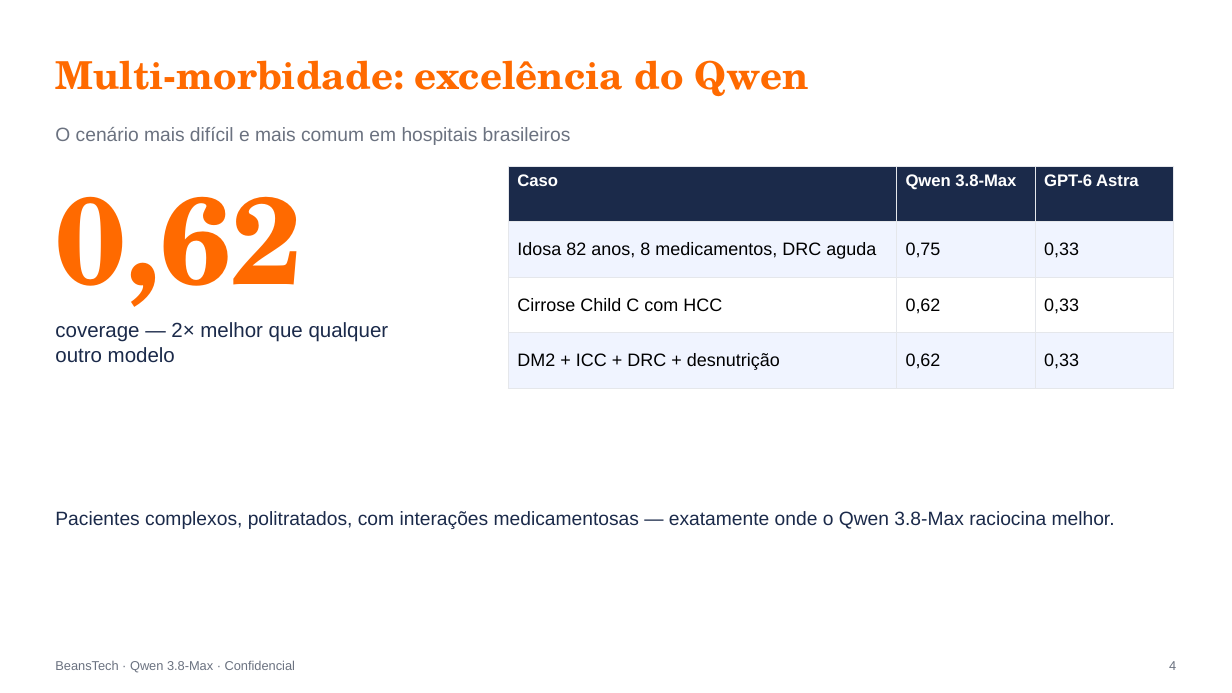
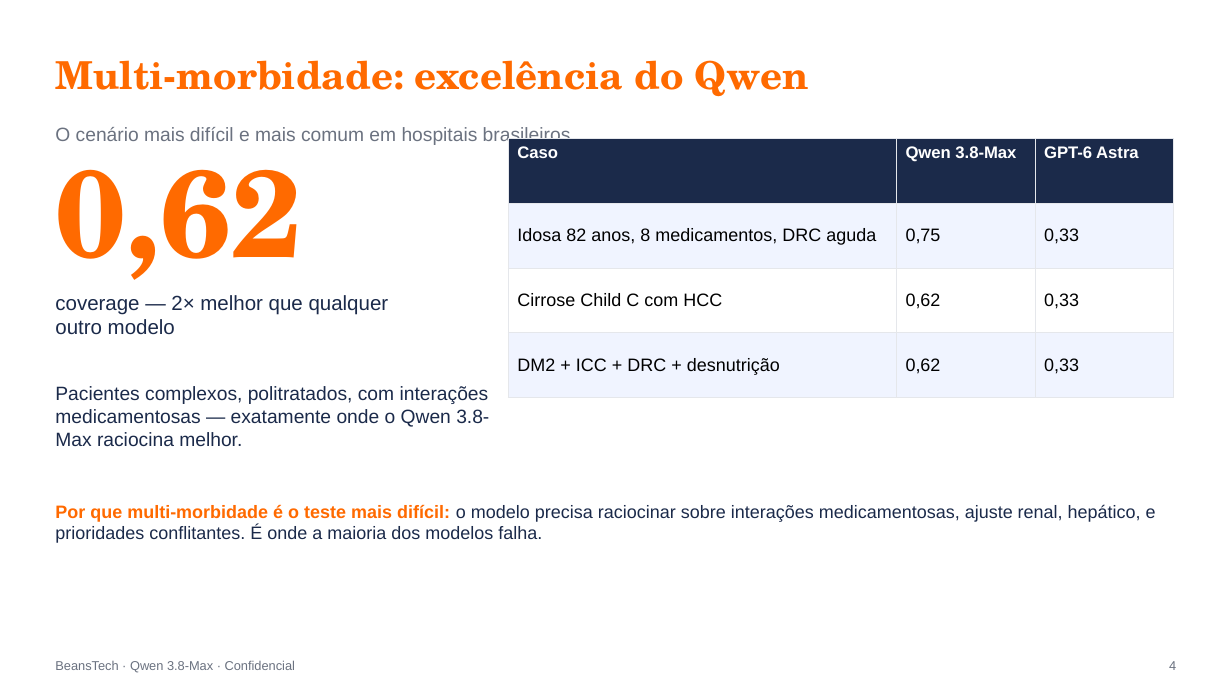
Before and after one commit to beanstechhub/healthtech-infra, a slide deck: slide 4 of apresentacoes/Qwen_Medicina_Eric_PT.pptx. Drawn at 1232x693 pixels with LibreOffice and Linux fonts; fonts in the diff are those of the drawing. Boxes give left, top, right and bottom in pixels: in the first picture for what was removed or moved away, otherwise in the second. Text is boxed around its words. In the diff, an @@ line names an element or a change of style, - is before the commit and + after.

Commit message:
Slides corrigidos: áreas vazias preenchidas (Einstein 5/8, Qwen 3/4/8, Benchmark 3/5/6); 'Validação Einstein' removida do Qwen (0 menções)

```diff
--- a/apresentacoes/Qwen_Medicina_Eric_PT.pptx
+++ b/apresentacoes/Qwen_Medicina_Eric_PT.pptx
@@ text "0,62" rewrapped from [55,196,301,324] to [55,132,301,297] @@
@@ table: place and size @@
-table at [508,166,1174,374]
+table at [508,139,1174,379]
@@ text "coverage — 2× melhor que ...": place and size @@
-text "coverage — 2× melhor que ..." at [55,322,389,363]
+text "coverage — 2× melhor que ..." at [55,295,389,335]
@@ text "Pacientes complexos, politratados, com interações ..." rewrapped from [55,511,1115,529] to [55,386,489,446] @@
@@ text added at [55,504,1156,543], 14 pt, text #1B2A4A @@
+Por que multi-morbidade é o teste mais difícil: o modelo precisa raciocinar sobre interações medicamentosas, ajuste renal, hepático, e prioridades conflitantes. É onde a maioria dos modelos falha.
```
Also in this commit, not shown: 4 other slides changed, 7 other files.
